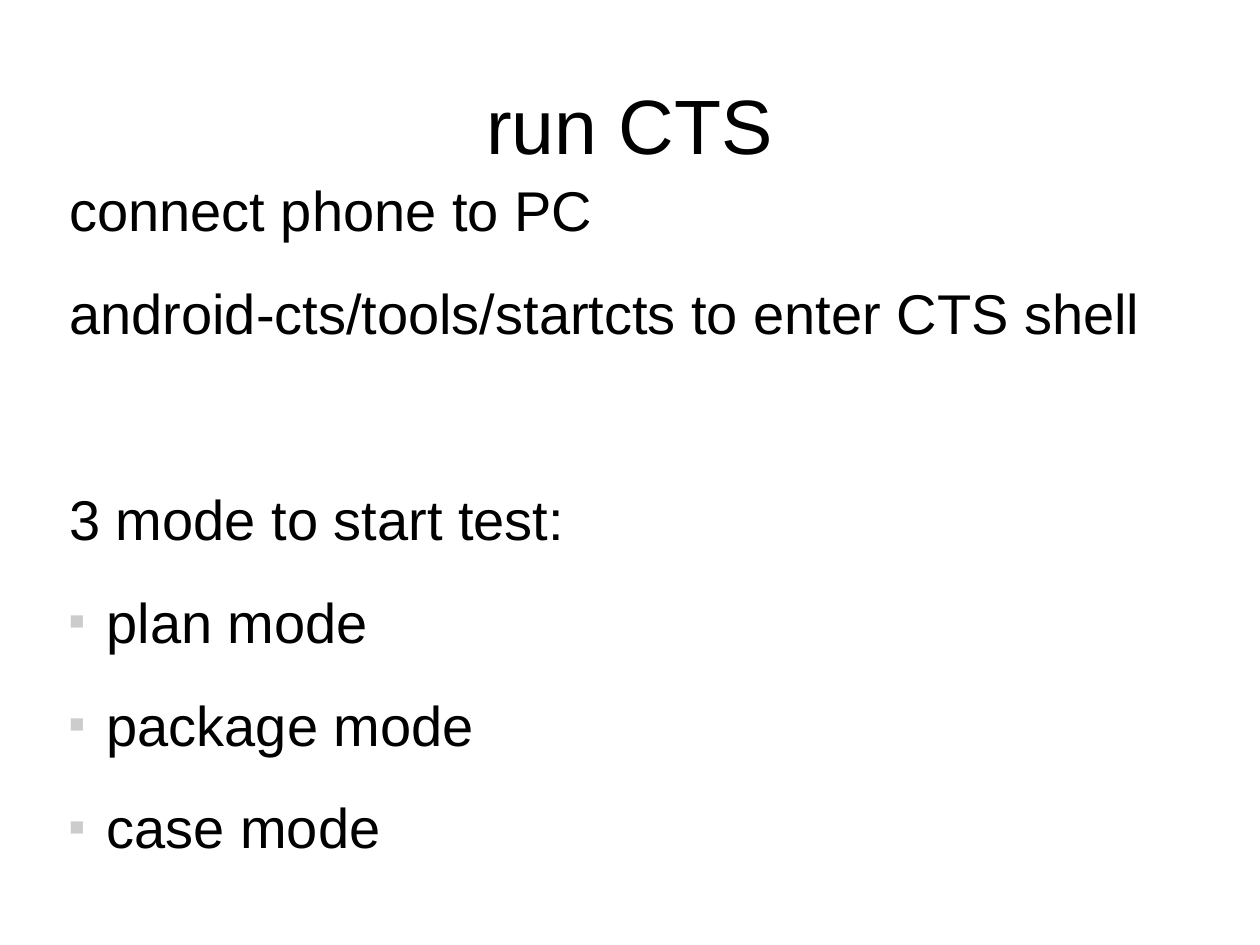
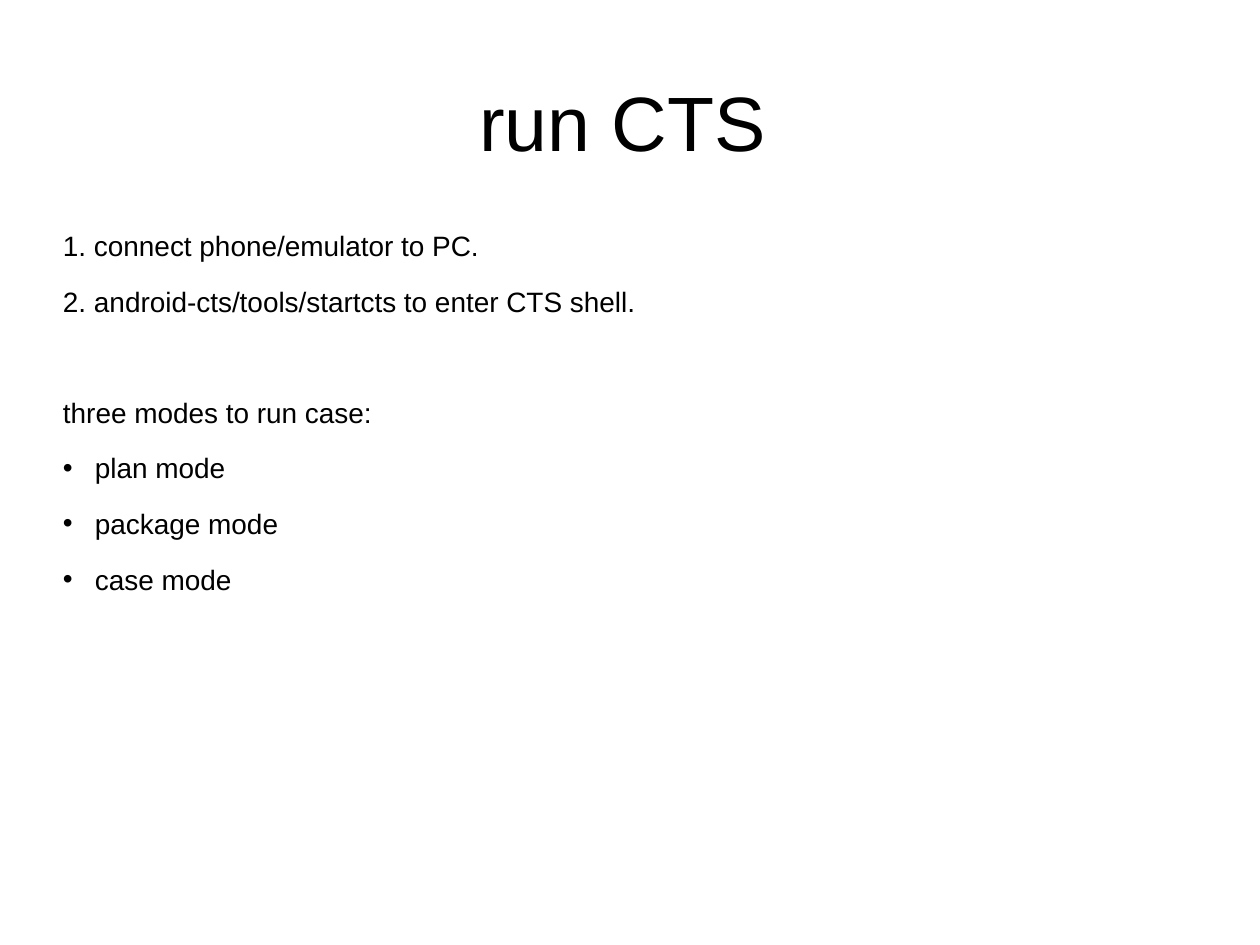
Before and after one commit to widerules/system-information, a slide deck: slide 12 of cts/CTS-training.ppt (slide 17 before the commit). Drawn at 1260x945 pixels with LibreOffice and Linux fonts; fonts in the diff are those of the drawing; background and template pictures are left out. Boxes give left, top, right and bottom in pixels: in the first picture for what was removed or moved away, otherwise in the second. Text is boxed around its words. In the diff, an @@ line names an element or a change of style, - is before the commit and + after.

```diff
--- a/cts/CTS-training.ppt
+++ b/cts/CTS-training.ppt
@@ title "run CTS" at box(479, 97, 766, 152): line spacing 1.16 to 1.24 @@
@@ text at box(63, 235, 635, 424): text changed; size 32 to 16 pt @@
-connect phone to PC
-android-cts/tools/startcts to enter CTS shell
-3 mode to start test:
+1. connect phone/emulator to PC.
+2. android-cts/tools/startcts to enter CTS shell.
+three modes to run case:
@@ text "1. connect phone/emulator to PC.": place and size @@
-text "1. connect phone/emulator to PC." at box(69, 190, 1139, 849)
+text "1. connect phone/emulator to PC." at box(63, 235, 635, 591)
@@ text at box(95, 457, 278, 591): size 32 to 16 pt in "plan mode", "package mode", "case mode"; bullet ■ to •; line spacing 1.16 to 1.24; less space between paragraphs; bullet colour #CCCCCC to #000000 @@
```
Also in this commit, not shown: 18 other slides changed, 9 slides added, 19 slides removed.
